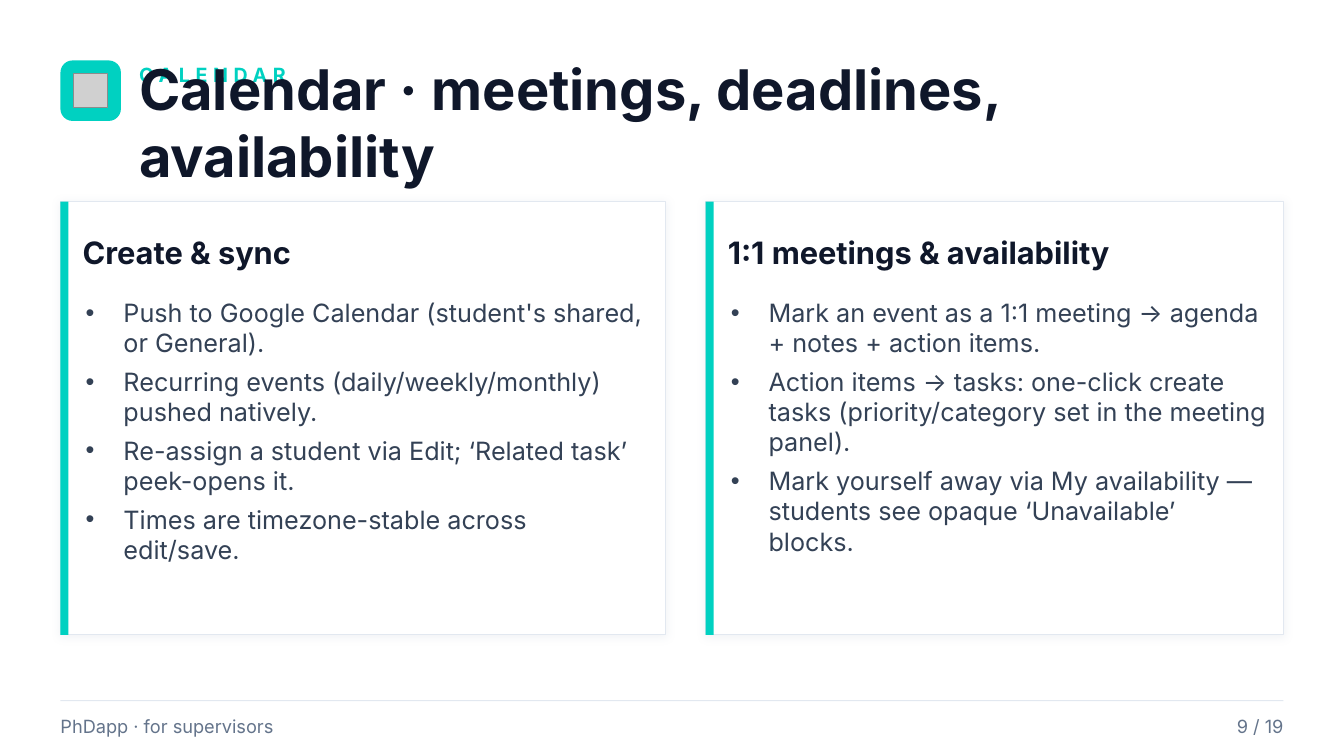
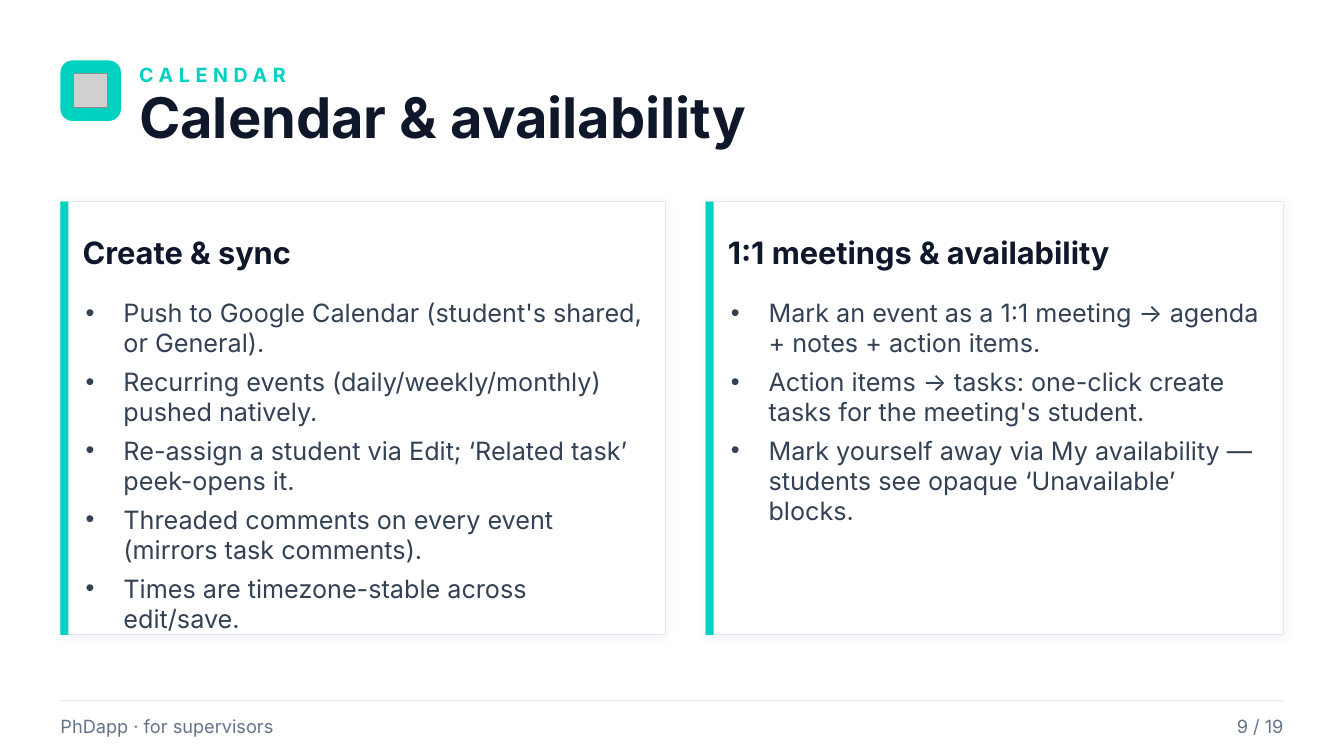
Before and after one commit to rafacastrocsic/phdapp, a slide deck: slide 9 of docs/PhDapp_Supervisor_Overview.pptx. Drawn at 1344x756 pixels with LibreOffice and Linux fonts; fonts in the diff are those of the drawing; grey boxes stand for pictures. Boxes give left, top, right and bottom in pixels: in the first picture for what was removed or moved away, otherwise in the second. Text is boxed around its words. In the diff, an @@ line names an element or a change of style, - is before the commit and + after.

```diff
--- a/docs/PhDapp_Supervisor_Overview.pptx
+++ b/docs/PhDapp_Supervisor_Overview.pptx
@@ text "Calendar & availability" at [139, 95, 747, 150]: vertical alignment middle to top @@
@@ text at [139, 95, 747, 150]: text changed @@
-Calendar · meetings, deadlines, availability
+Calendar & availability
@@ text at [769, 372, 1224, 426]: text changed @@
-• Action items → tasks: one-click create tasks (priority/category set in the meeting panel).
+• Action items → tasks: one-click create tasks for the meeting's student.
@@ text at [123, 510, 554, 563]: paragraph added @@
+• Threaded comments on every event (mirrors task comments).
```
Also in this commit, not shown: 17 other slides changed, 9 other files.
